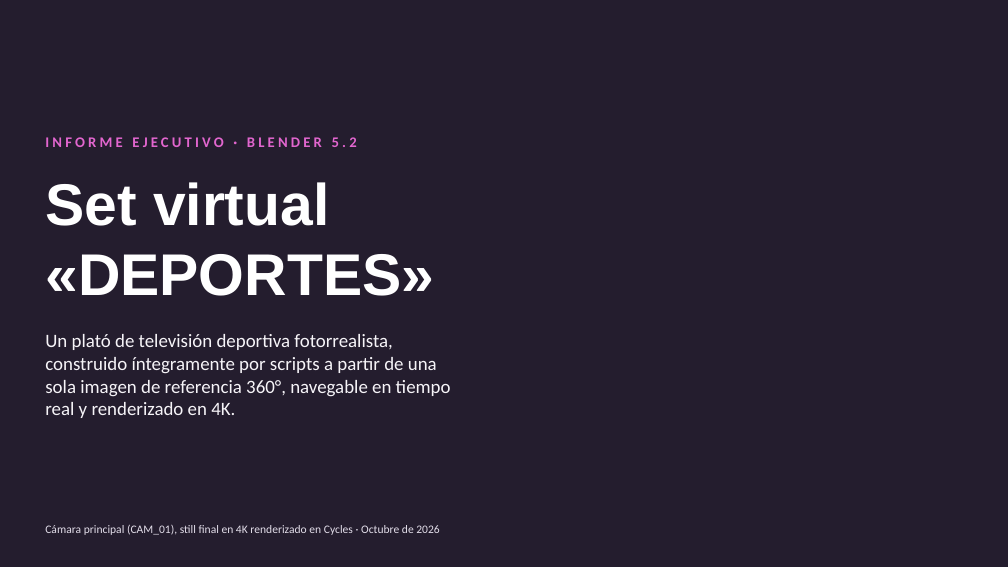
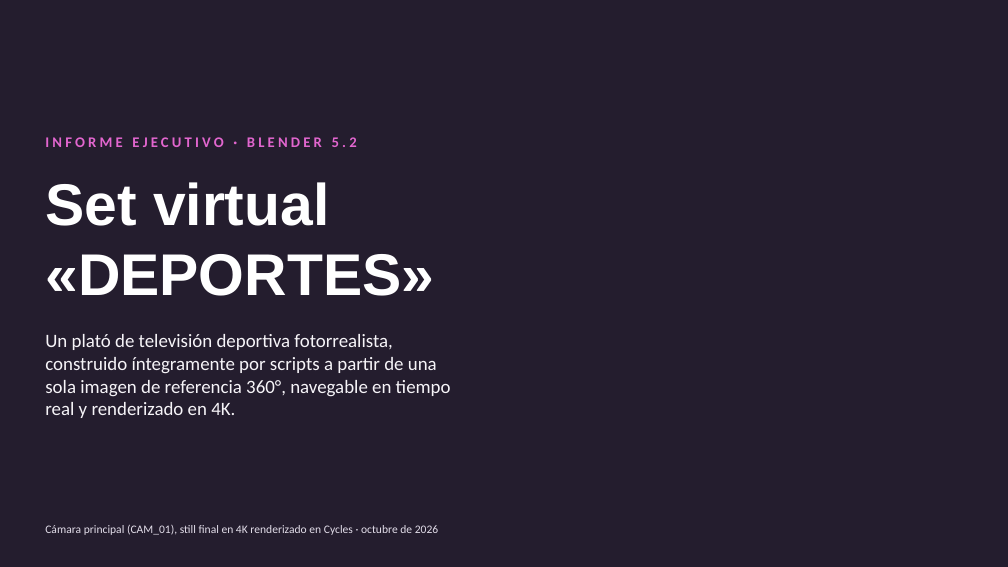
Before and after one commit to BarbaraParraEspinoza/other, a slide deck: slide 1 of set_virtual_deportes.pptx. Drawn at 1008x567 pixels with LibreOffice and Linux fonts; fonts in the diff are those of the drawing; background and template pictures are left out. Boxes give left, top, right and bottom in pixels: in the first picture for what was removed or moved away, otherwise in the second. Text is boxed around its words. In the diff, an @@ line names an element or a change of style, - is before the commit and + after.

```diff
--- a/set_virtual_deportes.pptx
+++ b/set_virtual_deportes.pptx
@@ text at [45,525,438,535]: text changed @@
-Cámara principal (CAM_01), still final en 4K renderizado en Cycles · Octubre de 2026
+Cámara principal (CAM_01), still final en 4K renderizado en Cycles · octubre de 2026
```
Also in this commit, not shown: 1 other slide changed, 2 slides added.
